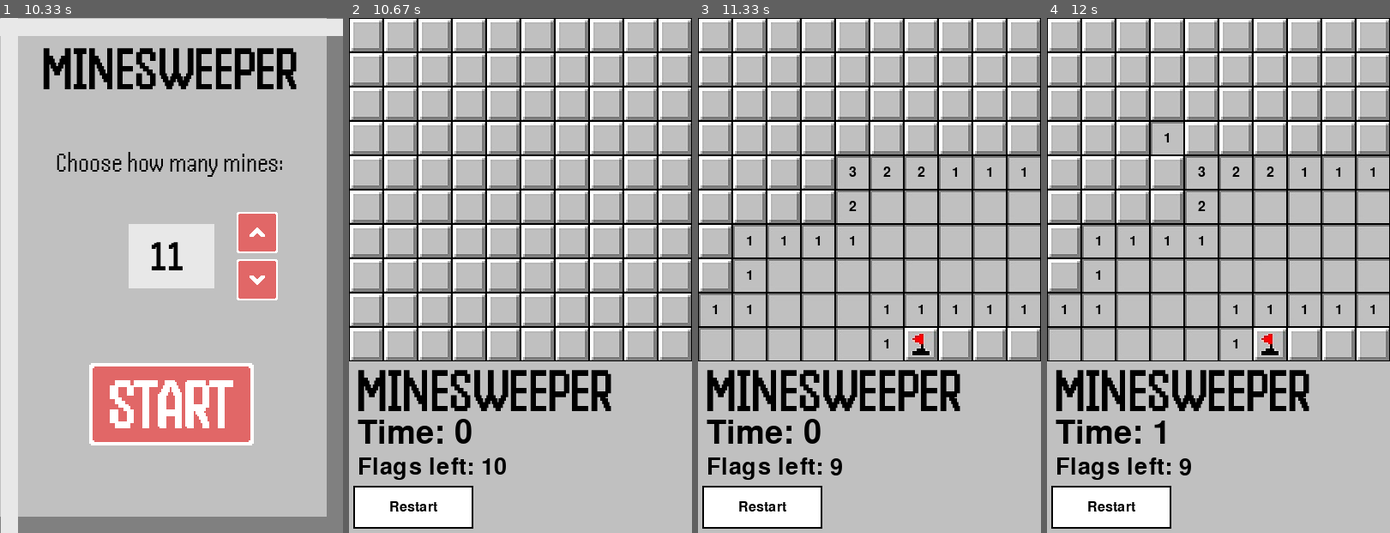
Above: before the commit, frames 1-4 (left to right).
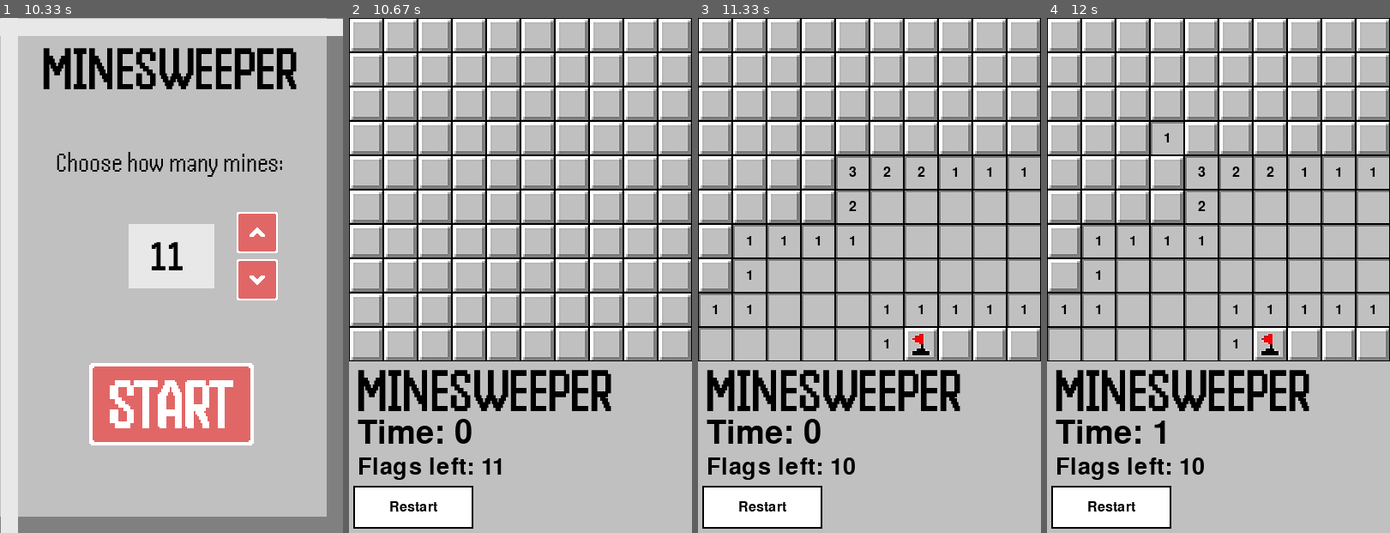
Above: after the commit, the same moments.

Repository: ColinTreanor/581Minesweeper2025
Game: pygame game, started from pygame_main.py
Same seed, same stepped clock (60 frames per second), same inputs: the game is played once before the commit and once after it.
Inputs (mouse positions are in pixels of both pictures, inside the frame that each line leads up to):
- Up to frame 1 (10.33 s): click (257, 234) at 0.38 s; click (257, 280) at 0.72 s; click (171, 404) at 1.05 s; click (61, 347) at 1.38 s; click (171, 115) at 1.72 s; click (75, 203) at 2.05 s; right-click (140, 90) at 2.38 s; click (133, 224) at 2.72 s; click (171, 512) at 4.62 s; click (236, 435) at 4.95 s; click (102, 79) at 5.28 s; right-click (99, 285) at 5.62 s; click (164, 327) at 5.95 s; click (174, 352) at 6.28 s; click (226, 162) at 6.62 s; click (171, 512) at 9.02 s; click (257, 234) at 9.35 s
- Up to frame 2 (10.67 s): click (445, 440) at 10.55 s
- Up to frame 3 (11.33 s): click (780, 260) at 10.88 s; right-click (914, 337) at 11.22 s
- Up to frame 4 (12 s): click (1167, 131) at 11.98 s

Frame 1 is identical in both runs. In frame 2, less than 0.1% of the frame differs, in the area x 42-46%, y 85-89%; in frame 3, 0.2%, in the area x 38-46%, y 85-89%; in frame 4, 0.2%.

Commit message:
Fix flag counting

Diff:
--- a/board.py
+++ b/board.py
@@ -173,12 +173,15 @@
 
     def SetMines(self, mines: int):
         self.mines = mines
+        self.flags = mines
 
     def IncrimentMines(self):
         self.mines += 1
+        self.flags += 1
 
     def DecramentMines(self):
         self.mines -= 1
+        self.flags -= 1
 
     def CheckWin(self):
         for x in range(0, self.board_size):
